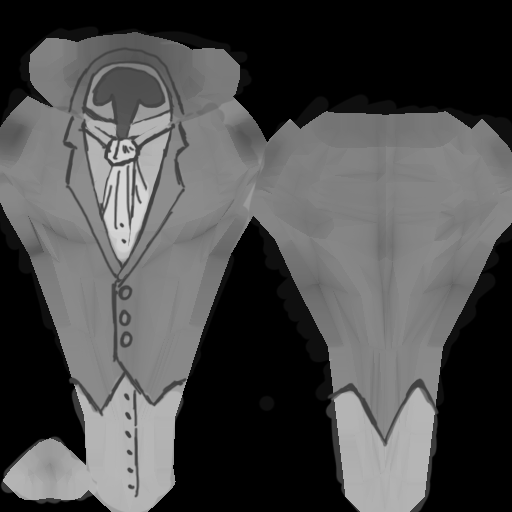
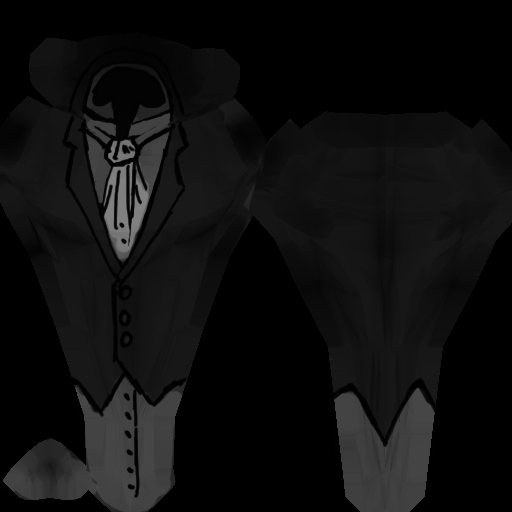
Layer changes from the first 512px x 512px image to the second:
removed layer "Calque 1" over 0, 26, 512, 512
removed layer "Arrière-plan" over 0, 26, 512, 512
